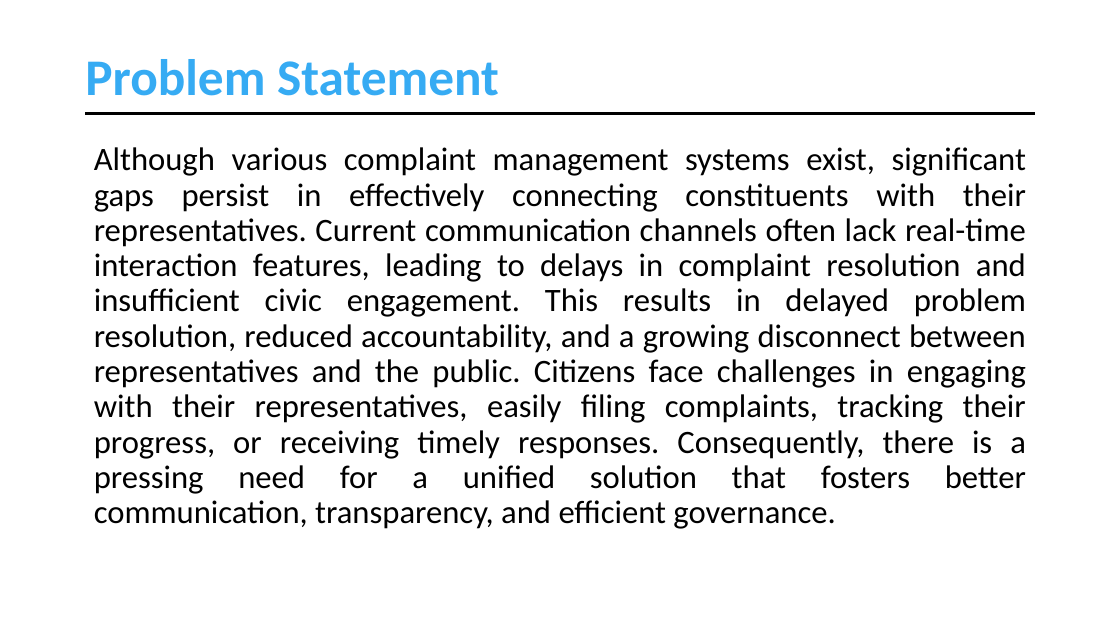
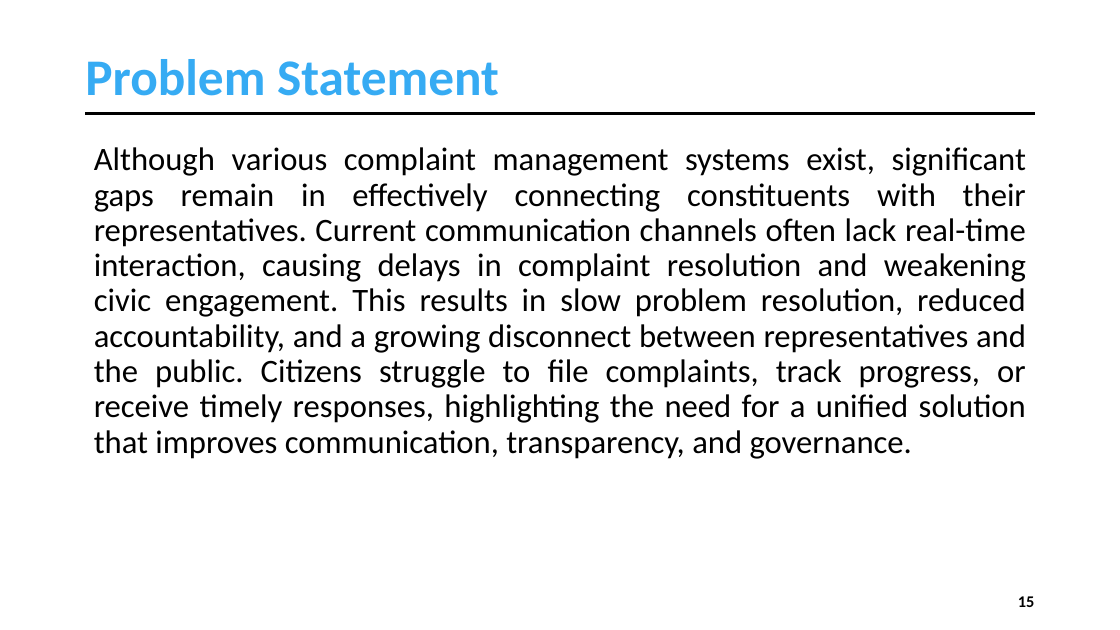
Before and after one commit to muhammadahsanmirza/fyp-constituency-connect, a slide deck: slide 15 of 4 - Idea Evaluation/Idea Evaluation Slides - Working Draft.pptx (slide 19 before the commit). Drawn at 1120x630 pixels with LibreOffice and Linux fonts; fonts in the diff are those of the drawing. Boxes give left, top, right and bottom in pixels: in the first picture for what was removed or moved away, otherwise in the second. Text is boxed around its words. In the diff, an @@ line names an element or a change of style, - is before the commit and + after.

```diff
--- a/4 - Idea Evaluation/Idea Evaluation Slides - Working Draft.pptx
+++ b/4 - Idea Evaluation/Idea Evaluation Slides - Working Draft.pptx
@@ text at [94, 147, 1026, 459]: text changed @@
-Although various complaint management systems exist, significant gaps persist in effectively connecting constituents with their representatives. Current communication channels often lack real-time interaction features, leading to delays in complaint resolution and insufficient civic engagement. This results in delayed problem resolution, reduced accountability, and a growing disconnect between representatives and the public. Citizens face challenges in engaging with their representatives, easily filing complaints, tracking their progress, or receiving timely responses. Consequently, there is a pressing need for a unified solution that fosters better communication, transparency, and efficient governance.
+Although various complaint management systems exist, significant gaps remain in effectively connecting constituents with their representatives. Current communication channels often lack real-time interaction, causing delays in complaint resolution and weakening civic engagement. This results in slow problem resolution, reduced accountability, and a growing disconnect between representatives and the public. Citizens struggle to file complaints, track progress, or receive timely responses, highlighting the need for a unified solution that improves communication, transparency, and governance.
@@ page number added at [1018, 596, 1035, 607], 14 pt, text #000000, bold @@
+15
```
Also in this commit, not shown: 22 other slides changed, 4 slides added, 9 slides removed, 13 other files.
